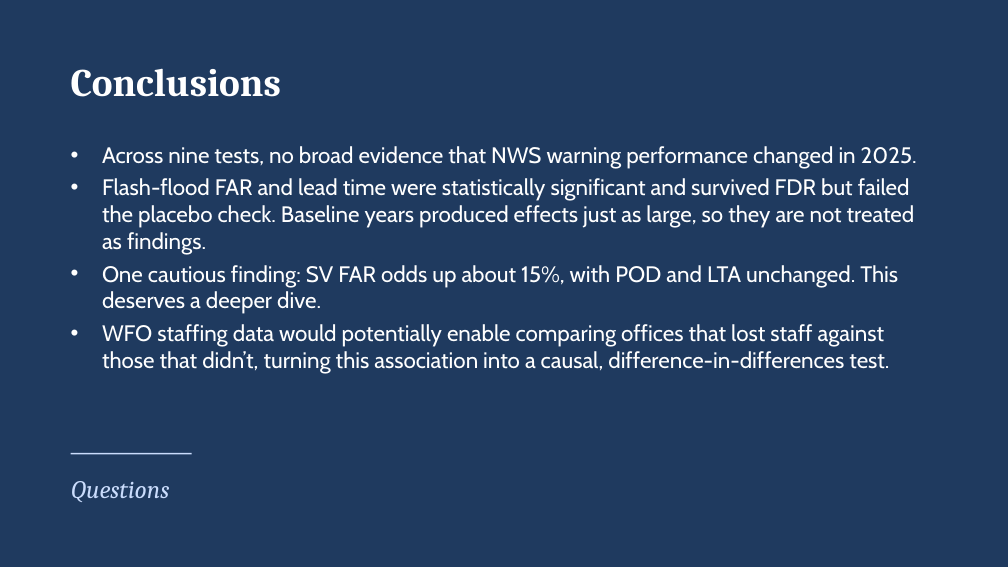
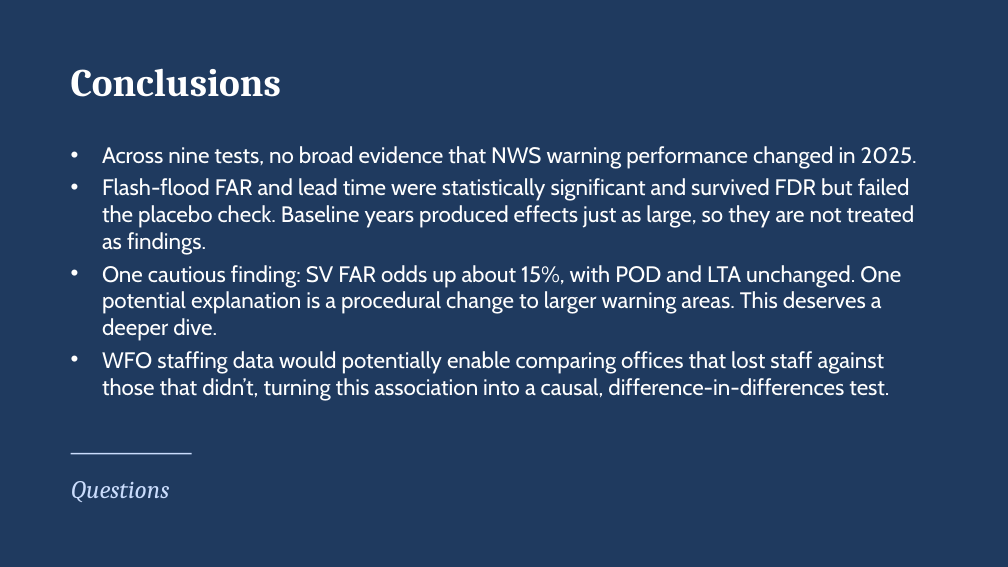
Before and after one commit to craig-rudman/MSDS692, a slide deck: slide 13 of report/MSDS692 Practicum I Craig Rudman.pptx (slide 12 before the commit). Drawn at 1008x567 pixels with LibreOffice and Linux fonts; fonts in the diff are those of the drawing. Boxes give left, top, right and bottom in pixels: in the first picture for what was removed or moved away, otherwise in the second. Text is boxed around its words. In the diff, an @@ line names an element or a change of style, - is before the commit and + after.

```diff
--- a/report/MSDS692 Practicum I Craig Rudman.pptx
+++ b/report/MSDS692 Practicum I Craig Rudman.pptx
@@ text at [102, 265, 901, 341]: text changed @@
-• One cautious finding: SV FAR odds up about 15%, with POD and LTA unchanged. This deserves a deeper dive.
+• One cautious finding: SV FAR odds up about 15%, with POD and LTA unchanged. One potential explanation is a procedural change to larger warning areas. This deserves a deeper dive.
```
Also in this commit, not shown: 8 other slides changed, 2 slides removed, 22 other files.
